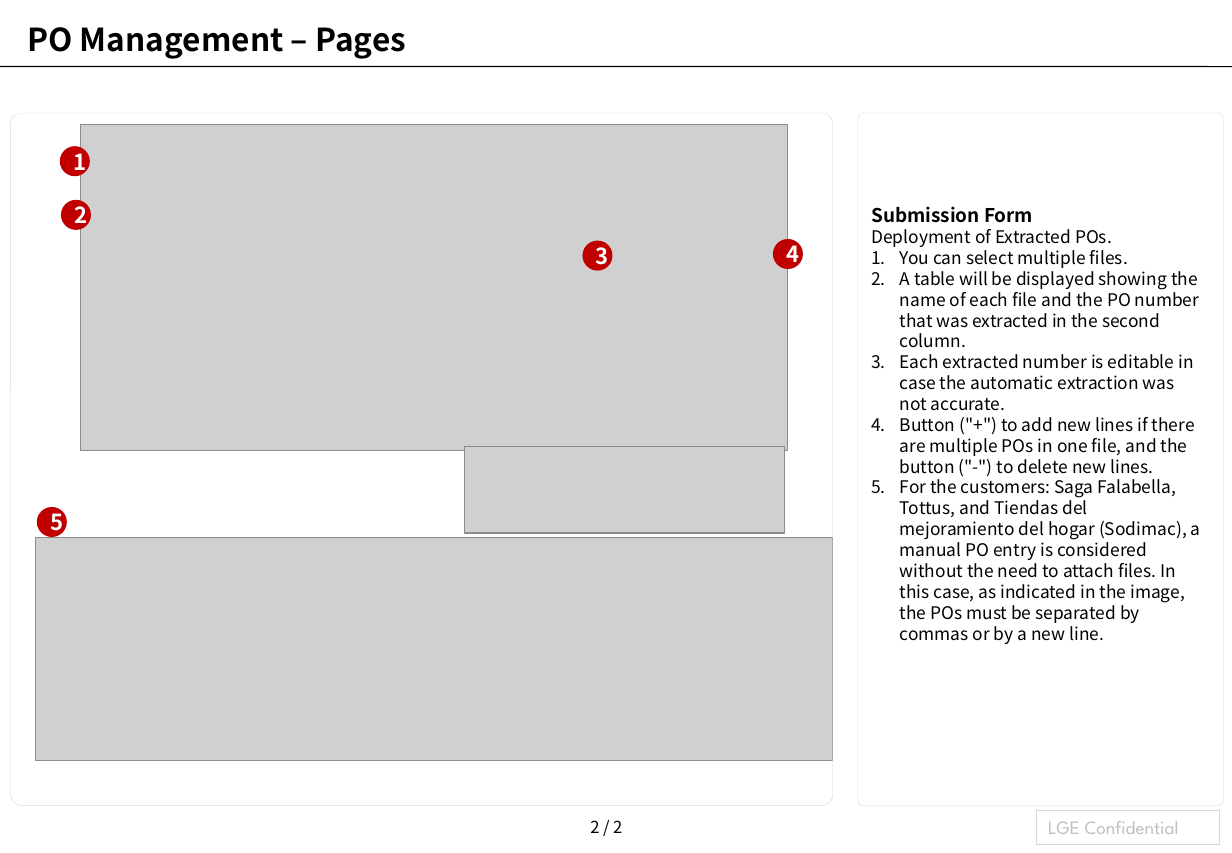
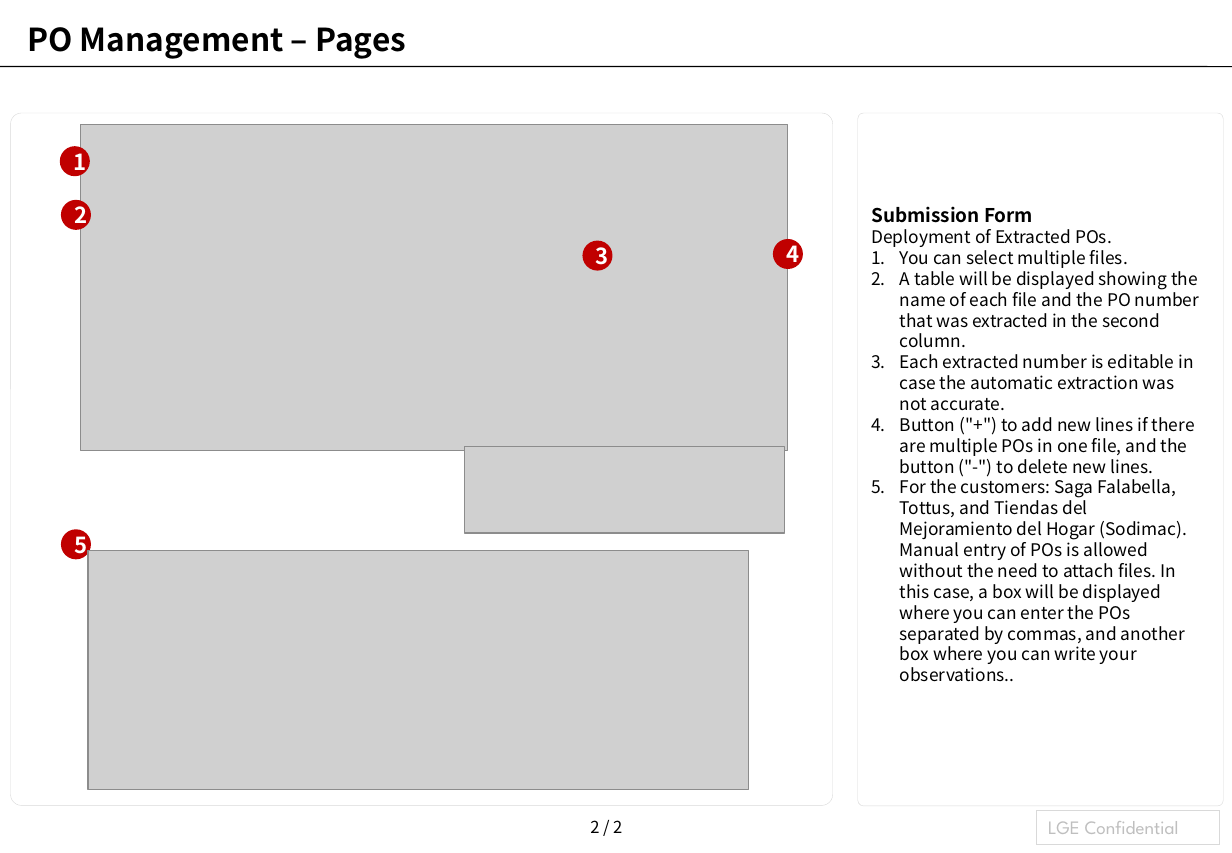
Before and after one commit to laparkaes/lgperu, a slide deck: slide 3 of user_manual/page/po_management/po_register_en.pptx. Drawn at 1232x853 pixels with LibreOffice and Linux fonts; fonts in the diff are those of the drawing; grey boxes stand for pictures. Boxes give left, top, right and bottom in pixels: in the first picture for what was removed or moved away, otherwise in the second. Text is boxed around its words. In the diff, an @@ line names an element or a change of style, - is before the commit and + after.

```diff
--- a/user_manual/page/po_management/po_register_en.pptx
+++ b/user_manual/page/po_management/po_register_en.pptx
@@ text at [900,476,1187,682]: text changed @@
-5. For the customers: Saga Falabella, Tottus, and Tiendas del mejoramiento del hogar (Sodimac), a manual PO entry is considered without the need to attach files. In this case, as indicated in the image, the POs must be separated by commas or by a new line.
+5. For the customers: Saga Falabella, Tottus, and Tiendas del Mejoramiento del Hogar (Sodimac). Manual entry of POs is allowed without the need to attach files. In this case, a box will be displayed where you can enter the POs separated by commas, and another box where you can write your observations..
@@ ellipse "5": place and size @@
-ellipse "5" at [39,508,66,536]
+ellipse "5" at [63,531,90,559]
@@ picture: place and size @@
-picture at [35,538,833,761]
+picture at [88,551,749,789]
```
Also in this commit, not shown: 1 other slide changed, 6 other files.
